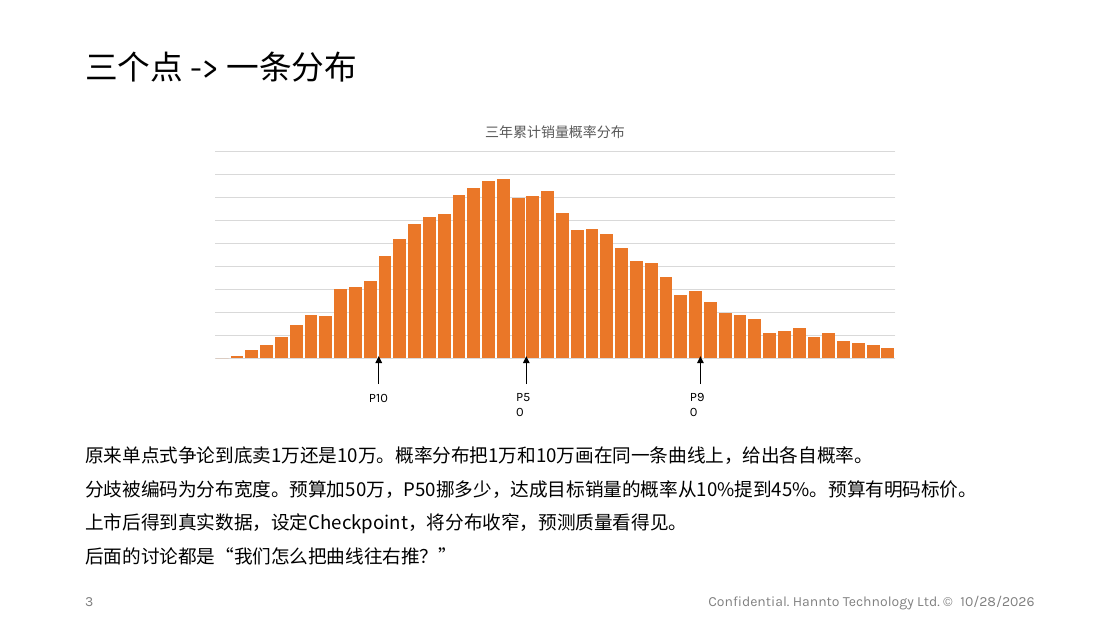
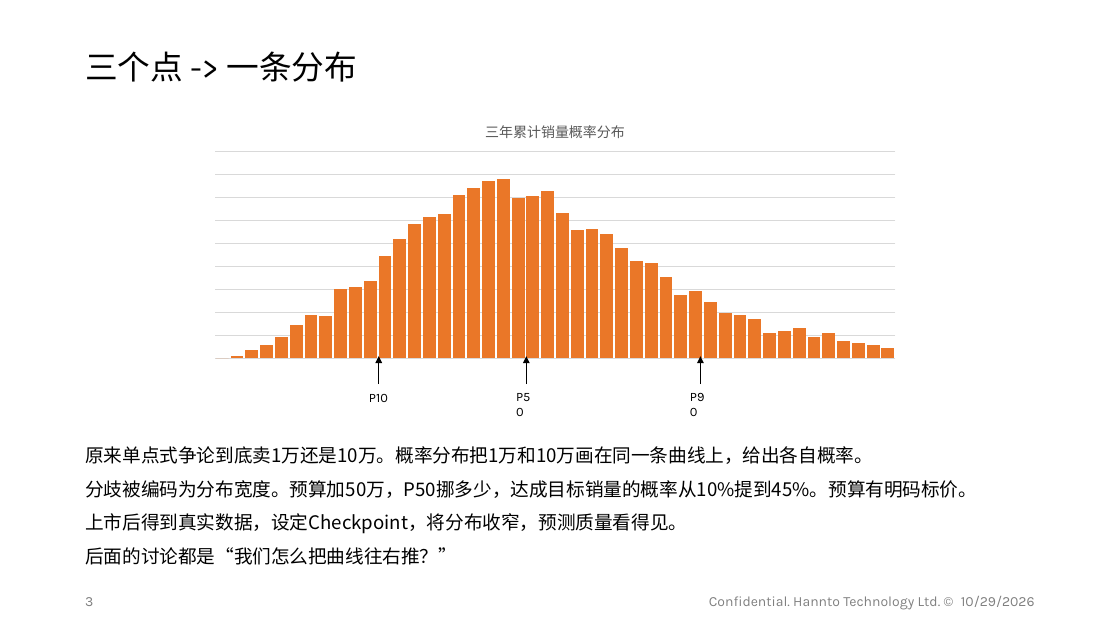
Before and after one commit to shengnanxiang/code_aiken, a slide deck: slide 3 of 极印版 aiken/销量概率分布模型介绍.pptx. Drawn at 1120x630 pixels with LibreOffice and Linux fonts; fonts in the diff are those of the drawing; background and template pictures are left out. Boxes give left, top, right and bottom in pixels: in the first picture for what was removed or moved away, otherwise in the second. Text is boxed around its words. In the diff, an @@ line names an element or a change of style, - is before the commit and + after.

```diff
--- a/极印版 aiken/销量概率分布模型介绍.pptx
+++ b/极印版 aiken/销量概率分布模型介绍.pptx
@@ text at (x1=709, y1=596, x2=1035, y2=610): text changed @@
-Confidential. Hannto Technology Ltd. © 10/28/2026
+Confidential. Hannto Technology Ltd. © 10/29/2026
```
Also in this commit, not shown: 1 other slide changed, 12 other files.
